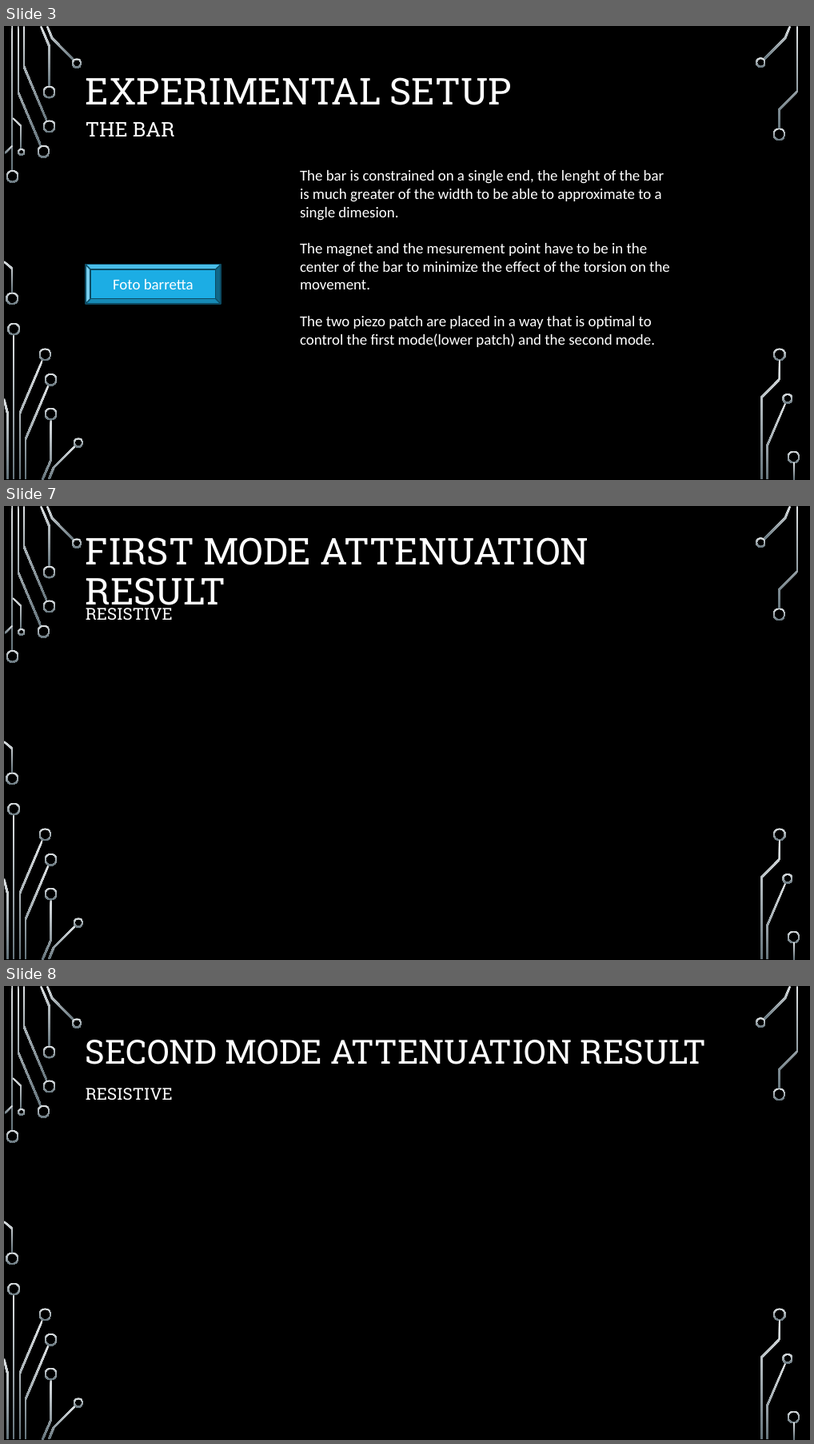
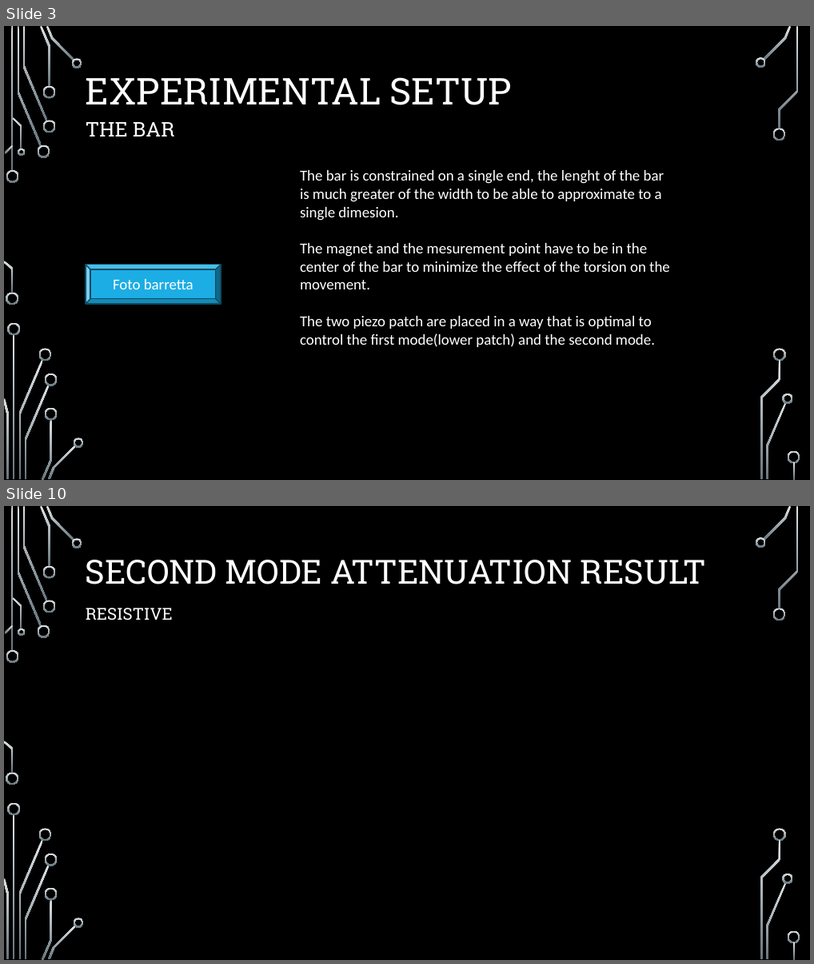
Before and after one commit to elchape99/SSCSA, a slide deck: presentazione_progetto.pptx. Shown one above the other, each under a label of ours: slides 3, 7 and 8 before the commit, slides 3 and 10 after it; the slides between them are not shown. The pictures are 814x1444 and 814x964 pixels, drawn with LibreOffice and Linux fonts; fonts in the diff are those of the drawing; background and template pictures are left out. Boxes give left, top, right and bottom in pixels: in the first picture for what was removed or moved away, otherwise in the second. Text is boxed around its words. In the diff, an @@ line names an element or a change of style, - is before the commit and + after.

```diff
--- a/presentazione_progetto.pptx
+++ b/presentazione_progetto.pptx
@@ slide 7 removed at box(4, 506, 810, 960), background picture (left out); not listed: 36 template elements that a slide beside it also shows @@
@@ title removed at box(86, 537, 590, 613) @@
-FIRST MODE ATTENUATION RESULT
@@ text removed at box(86, 604, 173, 620) @@
-RESISTIVE
@@ what was slide 8 is now slide 10 @@
```
Also in this commit, not shown: 6 slides added, 3 other slides removed, 6 other files.
